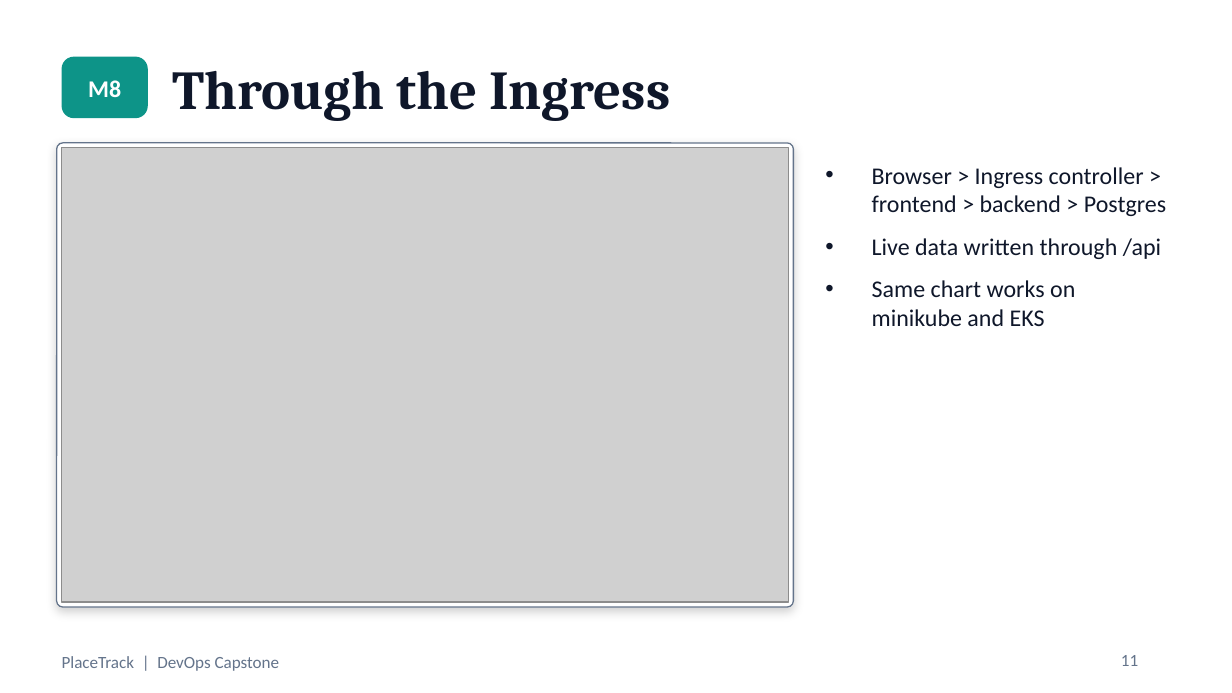
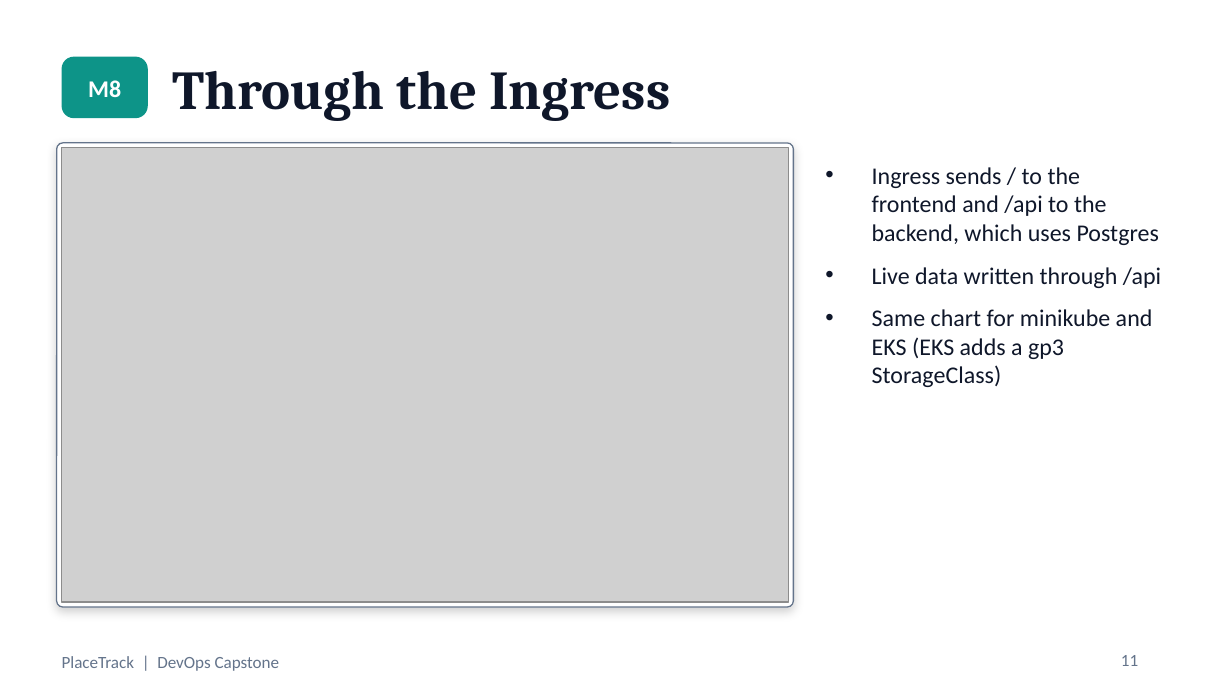
Before and after one commit to Raghavendra1729-cell/placetrack-devops-capstone, a slide deck: slide 11 of docs/PlaceTrack-Capstone.pptx. Drawn at 1232x693 pixels with LibreOffice and Linux fonts; fonts in the diff are those of the drawing; grey boxes stand for pictures. Boxes give left, top, right and bottom in pixels: in the first picture for what was removed or moved away, otherwise in the second. Text is boxed around its words. In the diff, an @@ line names an element or a change of style, - is before the commit and + after.

Commit message:
Retake the git log screenshot and correct the deck text

```diff
--- a/docs/PlaceTrack-Capstone.pptx
+++ b/docs/PlaceTrack-Capstone.pptx
@@ text at (872, 167, 1159, 245): text changed @@
-• Browser > Ingress controller > frontend > backend > Postgres
+• Ingress sends / to the frontend and /api to the backend, which uses Postgres
@@ text at (872, 309, 1153, 387): text changed @@
-• Same chart works on minikube and EKS
+• Same chart for minikube and EKS (EKS adds a gp3 StorageClass)
```
Also in this commit, not shown: 4 other slides changed, 2 other files.
